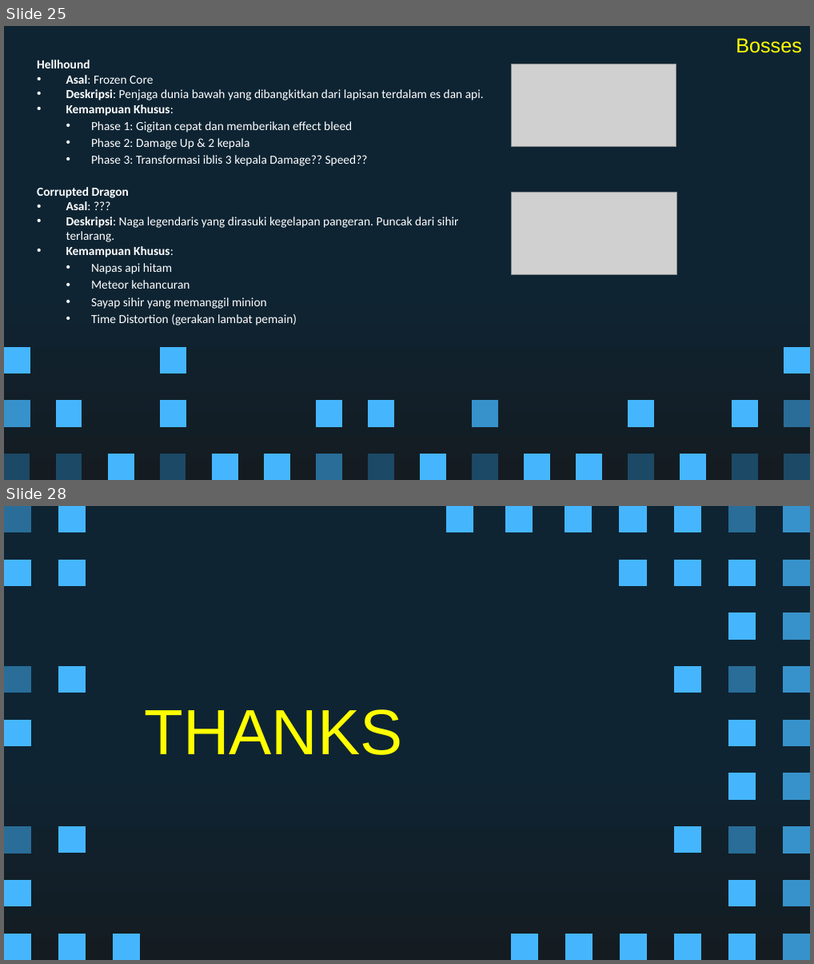
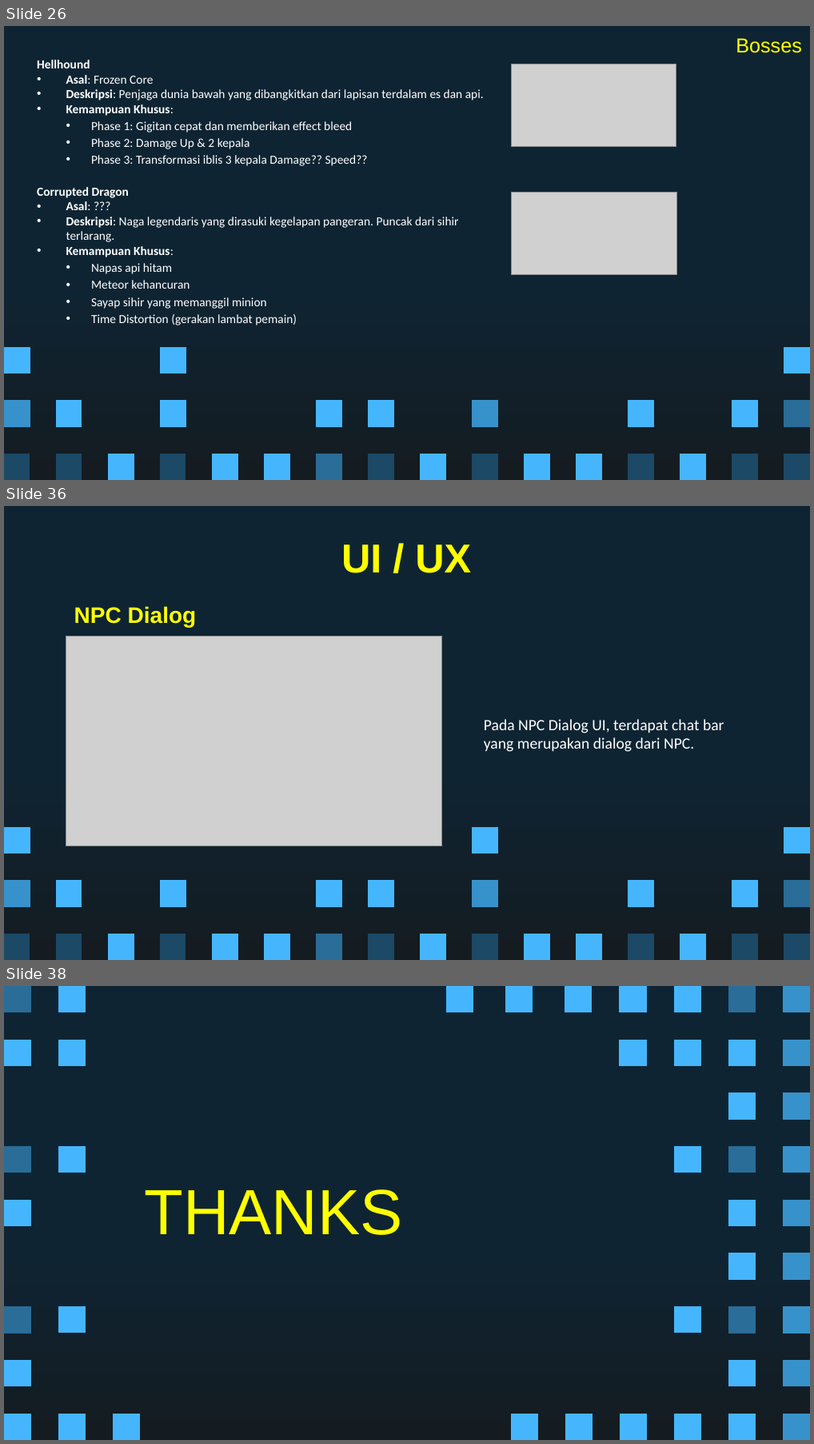
Before and after one commit to Ricardhad/gameProgProject, a slide deck: Super Pixel Vintage Gaming by Slidesgo.pptx. Shown one above the other, each under a label of ours: slides 25 and 28 before the commit, slides 26, 36 and 38 after it; the slides between them are not shown. The pictures are 814x964 and 814x1444 pixels, drawn with LibreOffice and Linux fonts; fonts in the diff are those of the drawing; grey boxes stand for pictures. Boxes give left, top, right and bottom in pixels: in the first picture for what was removed or moved away, otherwise in the second. Text is boxed around its words. In the diff, an @@ line names an element or a change of style, - is before the commit and + after.

```diff
--- a/Super Pixel Vintage Gaming by Slidesgo.pptx
+++ b/Super Pixel Vintage Gaming by Slidesgo.pptx
@@ slide 36 added at bbox=[4, 506, 810, 960], background gradient #0E2433 to #141C21; not listed: 27 template elements that a slide beside it also shows @@
@@ title added at bbox=[342, 544, 471, 573], 36 pt, text #FFFF00, bold @@
+UI / UX
@@ text added at bbox=[74, 606, 197, 627], 20 pt, text #FFFF00, bold @@
+NPC Dialog
@@ picture added at bbox=[66, 636, 442, 846] @@
@@ text added at bbox=[484, 719, 725, 752], 14 pt, text #FFFFFF @@
+Pada NPC Dialog UI, terdapat chat bar yang merupakan dialog dari NPC.
@@ freeform shape added at bbox=[472, 827, 498, 853], fill #45B6FE @@
@@ what was slide 25 is now slide 26 @@
@@ what was slide 28 is now slide 38 @@
```
Also in this commit, not shown: 1 slide changed, 9 other slides added, 4 other files.
